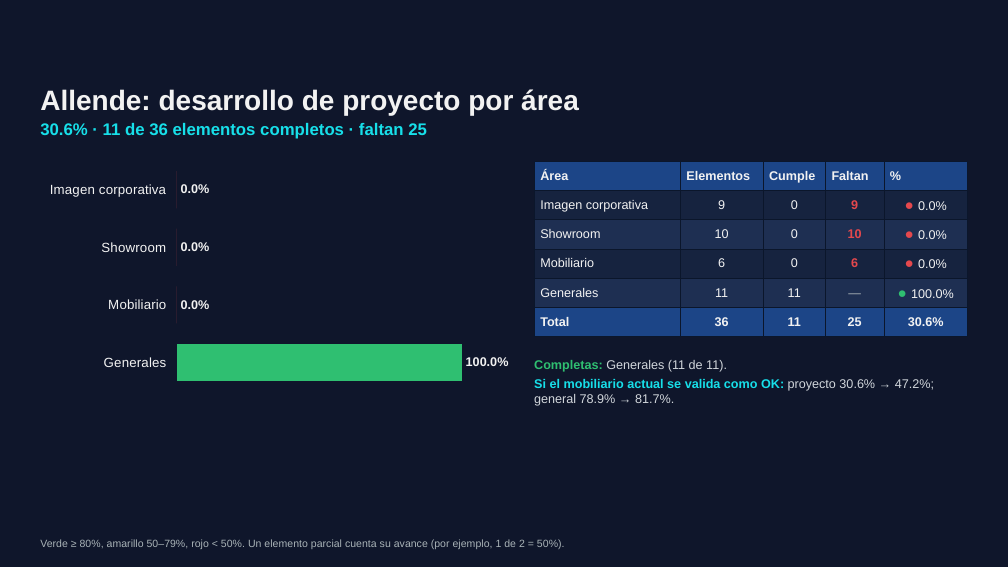
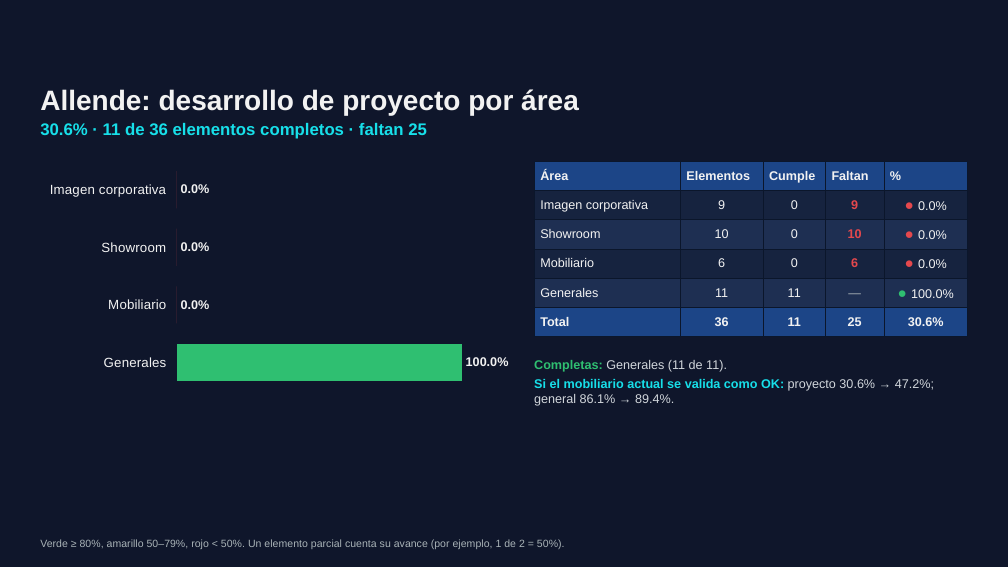
Before and after one commit to ReneDiz/Estatus-Distribuidores, a slide deck: slide 19 of presentacion/Grupo_Velcen_Estatus_nov2026.pptx. Drawn at 1008x567 pixels with LibreOffice and Linux fonts; fonts in the diff are those of the drawing; background and template pictures are left out. Boxes give left, top, right and bottom in pixels: in the first picture for what was removed or moved away, otherwise in the second. Text is boxed around its words. In the diff, an @@ line names an element or a change of style, - is before the commit and + after.

```diff
--- a/presentacion/Grupo_Velcen_Estatus_nov2026.pptx
+++ b/presentacion/Grupo_Velcen_Estatus_nov2026.pptx
@@ text at box(534, 379, 934, 406): text changed @@
-Si el mobiliario actual se valida como OK: proyecto 30.6% → 47.2%; general 78.9% → 81.7%.
+Si el mobiliario actual se valida como OK: proyecto 30.6% → 47.2%; general 86.1% → 89.4%.
```
Also in this commit, not shown: 5 other slides changed, 1 slide removed, 6 other files.
